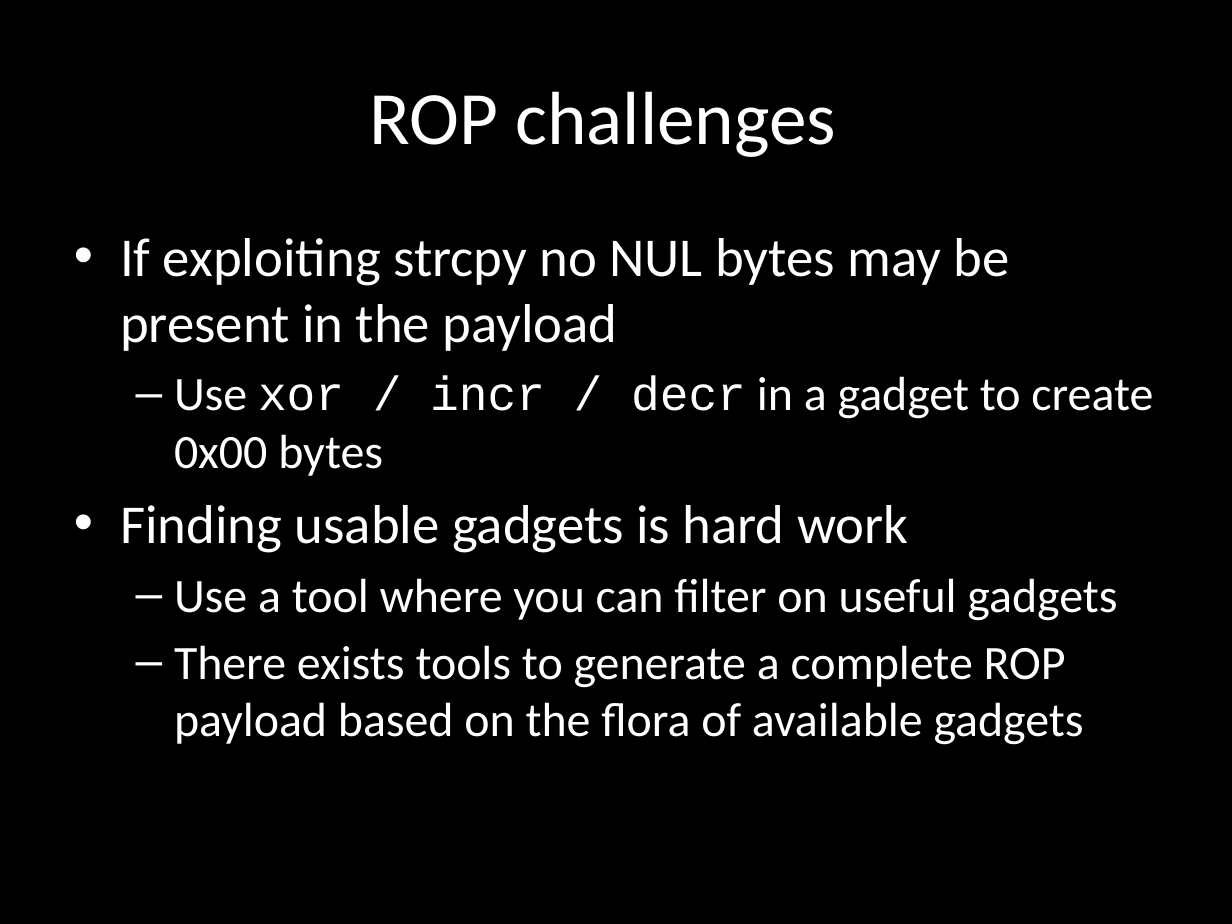
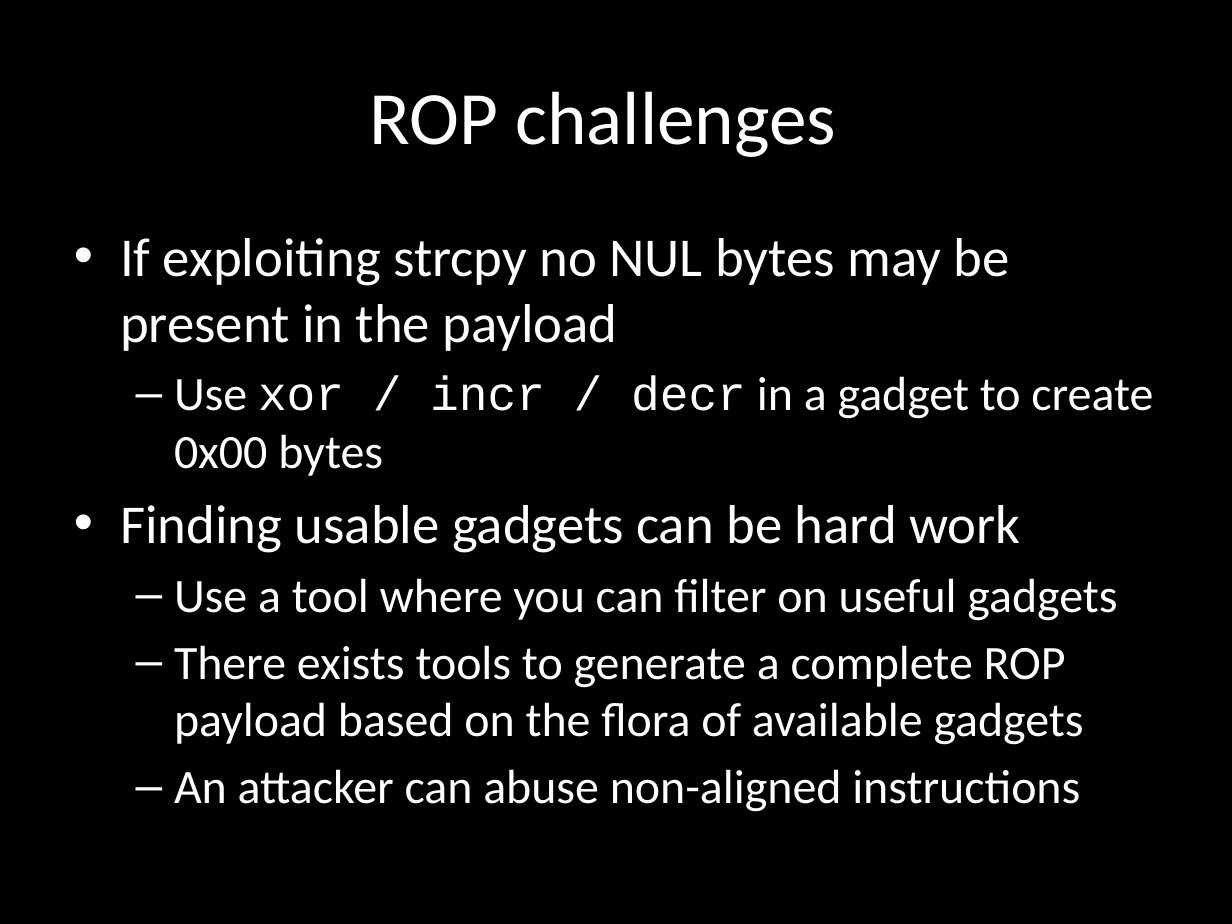
Before and after one commit to wuurrd/techzonepresentation, a slide deck: slide 18 of presentation.pptx (slide 12 before the commit). Drawn at 1232x924 pixels with LibreOffice and Linux fonts; fonts in the diff are those of the drawing. Boxes give left, top, right and bottom in pixels: in the first picture for what was removed or moved away, otherwise in the second. Text is boxed around its words. In the diff, an @@ line names an element or a change of style, - is before the commit and + after.

```diff
--- a/presentation.pptx
+++ b/presentation.pptx
@@ text at (x1=120, y1=505, x2=1020, y2=553): text changed @@
-• Finding usable gadgets is hard work
+• Finding usable gadgets can be hard work
@@ text at (x1=174, y1=769, x2=1080, y2=812): paragraph added @@
+  – An attacker can abuse non-aligned instructions
```
Also in this commit, not shown: 9 other slides changed, 8 slides added, 18 slides removed.
